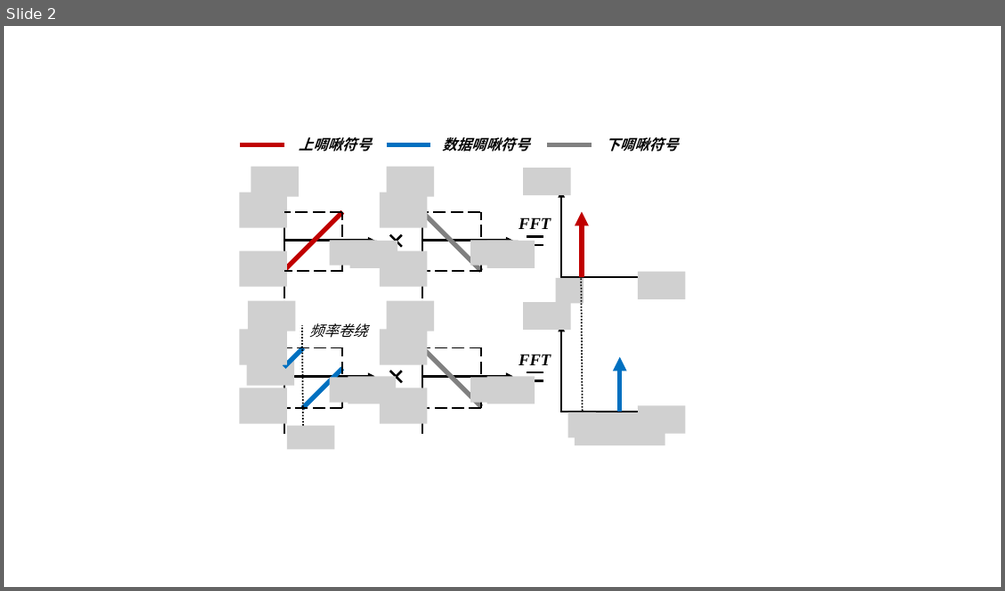
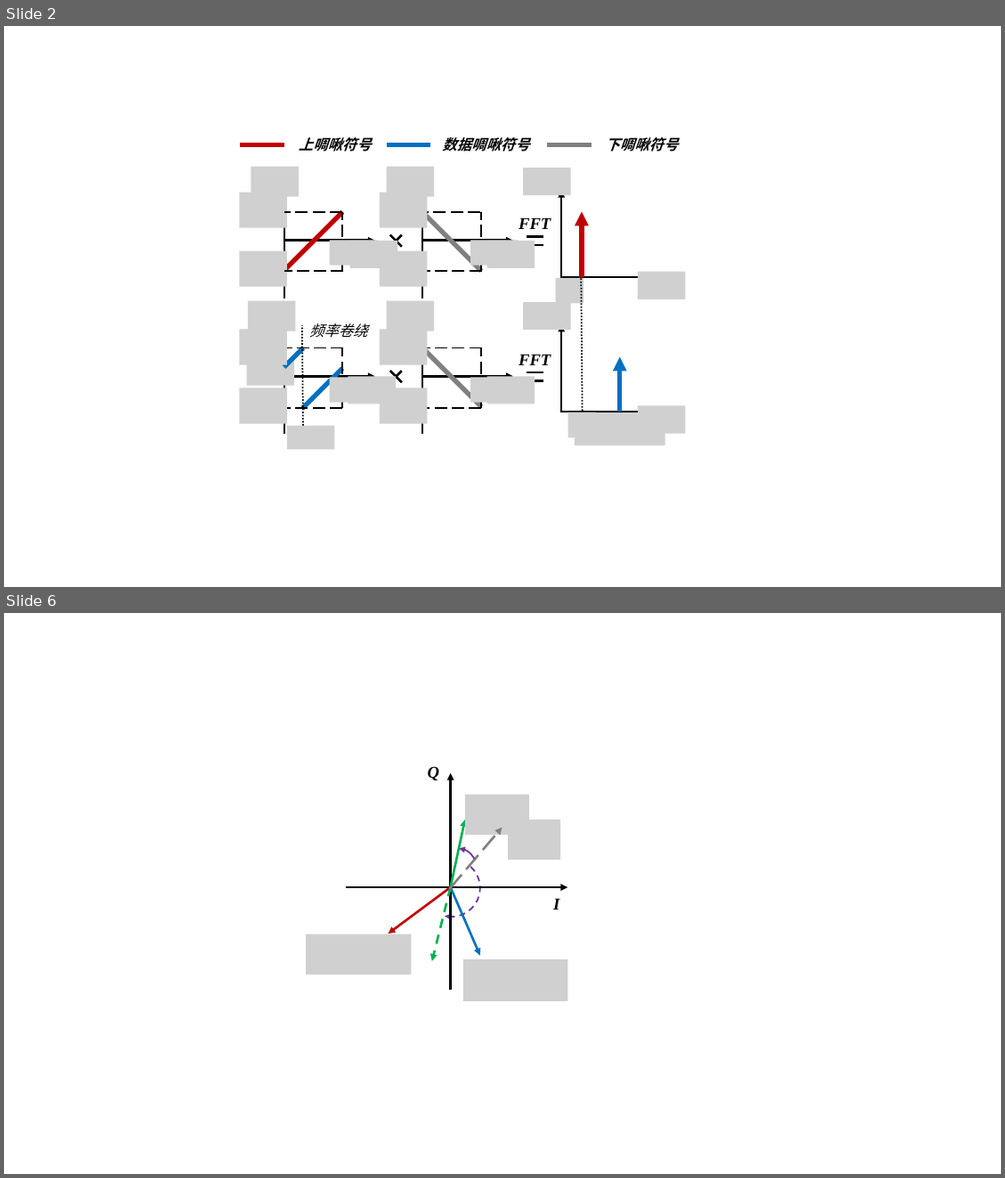
Before and after one commit to liuyihao18/Thesis, a slide deck: figures/figures.pptx. Shown one above the other, each under a label of ours: slide 2 before the commit, slides 2 and 6 after it; the slides between them are not shown. The pictures are 1005x591 and 1005x1178 pixels, drawn with LibreOffice and Linux fonts; fonts in the diff are those of the drawing; grey boxes stand for pictures. Boxes give left, top, right and bottom in pixels: in the first picture for what was removed or moved away, otherwise in the second. Text is boxed around its words. In the diff, an @@ line names an element or a change of style, - is before the commit and + after.

```diff
--- a/figures/figures.pptx
+++ b/figures/figures.pptx
@@ slide 6 added at [4,613,1001,1174], background #FFFFFF @@
@@ text added at [428,766,439,780], 16 pt, text #000000, bold, italic @@
+Q
@@ arrow added from (451, 989) to (451, 773), #000000 2.25 pt @@
@@ picture added at [465,794,530,835] @@
@@ arrow added from (451, 887) to (465, 819), #00B050 2.25 pt @@
@@ picture added at [508,819,560,860] @@
@@ arc (boxed as its full ellipse) added at [440,849,476,884], outline #7030A0 1.5 pt @@
@@ arrow added from (450, 889) to (502, 827), #808080 2.25 pt dashed @@
@@ arc (boxed as its full ellipse) added at [423,859,480,916], outline #7030A0 1.5 pt dashed @@
@@ arrow added from (346, 887) to (568, 887), #000000 2.25 pt @@
@@ arrow added from (451, 887) to (388, 933), #C00000 2.25 pt @@
@@ arrow added from (451, 887) to (432, 961), #00B050 2.25 pt dashed @@
@@ arrow added from (451, 887) to (480, 956), #0070C0 2.25 pt @@
@@ text added at [553,898,559,909], 16 pt, text #000000, bold, italic @@
+I
@@ picture added at [306,933,412,974] @@
@@ picture added at [463,959,568,1001] @@
```
Also in this commit, not shown: 3 other slides added, 6 other files.
